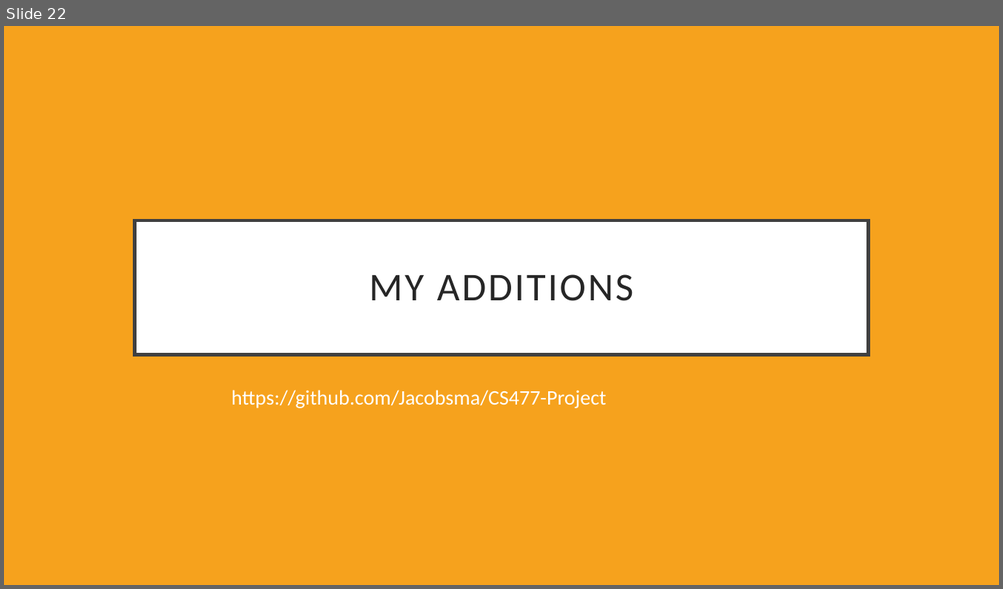
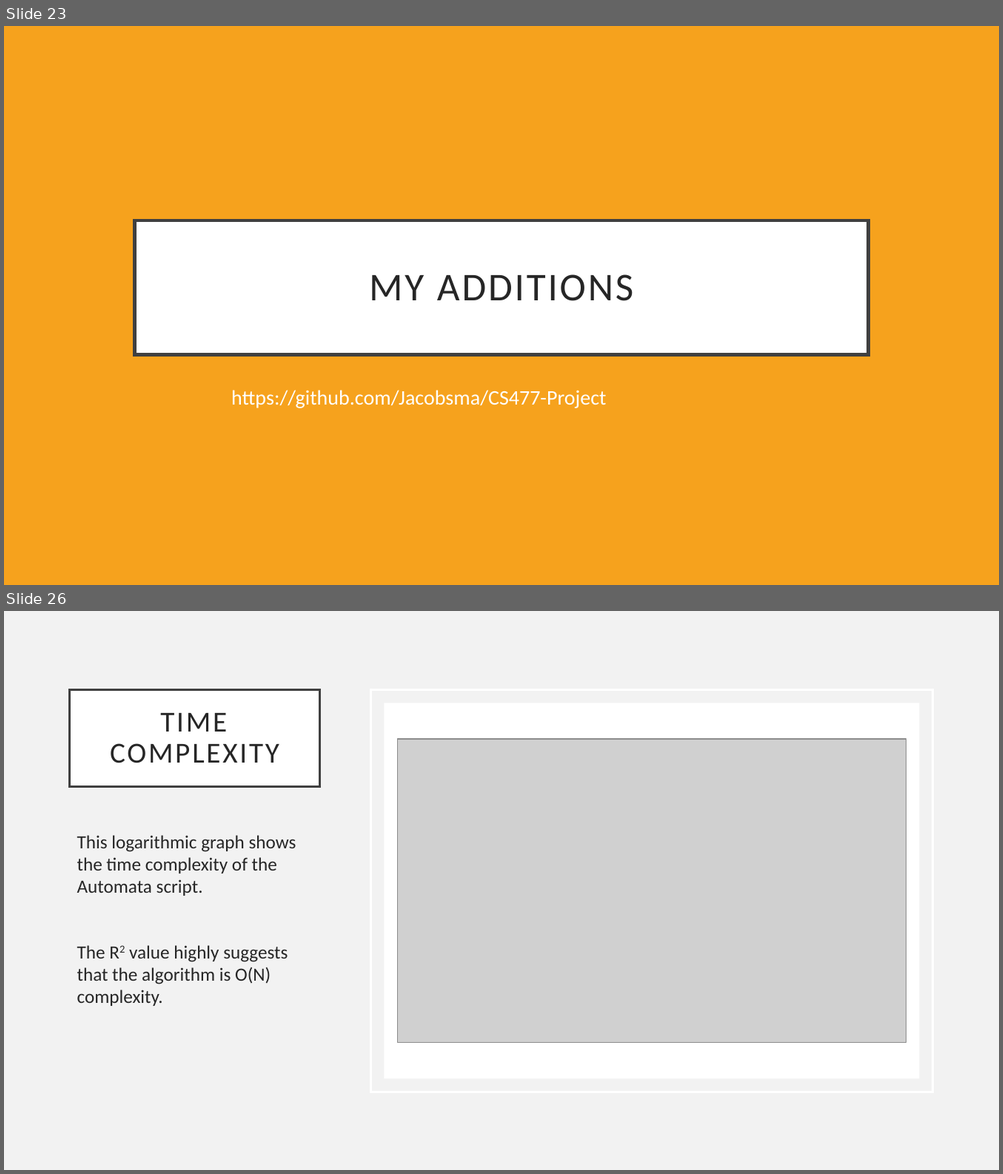
Before and after one commit to Jacobsma/CS477-Project, a slide deck: implementation.pptx. Shown one above the other, each under a label of ours: slide 22 before the commit, slides 23 and 26 after it; the slides between them are not shown. The pictures are 1003x589 and 1003x1174 pixels, drawn with LibreOffice and Linux fonts; fonts in the diff are those of the drawing; grey boxes stand for pictures. Boxes give left, top, right and bottom in pixels: in the first picture for what was removed or moved away, otherwise in the second. Text is boxed around its words. In the diff, an @@ line names an element or a change of style, - is before the commit and + after.

```diff
--- a/implementation.pptx
+++ b/implementation.pptx
@@ slide 26 added at <box>4,611,999,1170</box>, background #F2F2F2 @@
@@ title added at <box>70,689,319,786</box>, fill #FFFFFF, outline #404040 2.5 pt, 28 pt, text #262626 @@
+TIME COMPLEXITY
@@ rectangle added at <box>370,689,932,1092</box>, outline #FFFFFF 2.5 pt @@
@@ rectangle added at <box>384,703,919,1079</box>, fill #FFFFFF @@
@@ picture added at <box>397,739,905,1044</box> @@
@@ text added at <box>77,835,296,1006</box>, 18 pt, text #262626 @@
+This logarithmic graph shows the time complexity of the Automata script.
+The R2 value highly suggests that the algorithm is O(N) complexity.
@@ what was slide 22 is now slide 23 @@
```
Also in this commit, not shown: 1 slide changed, 5 other slides added, 5 other files.
